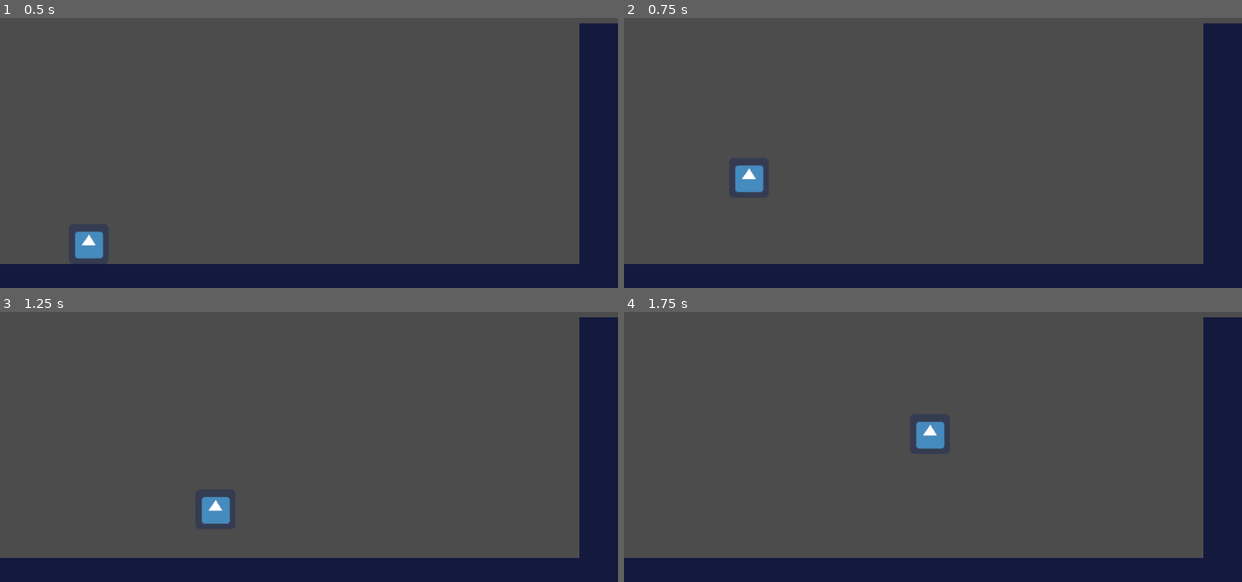
Above: before the commit, frames 1-4 (two rows, left to right).
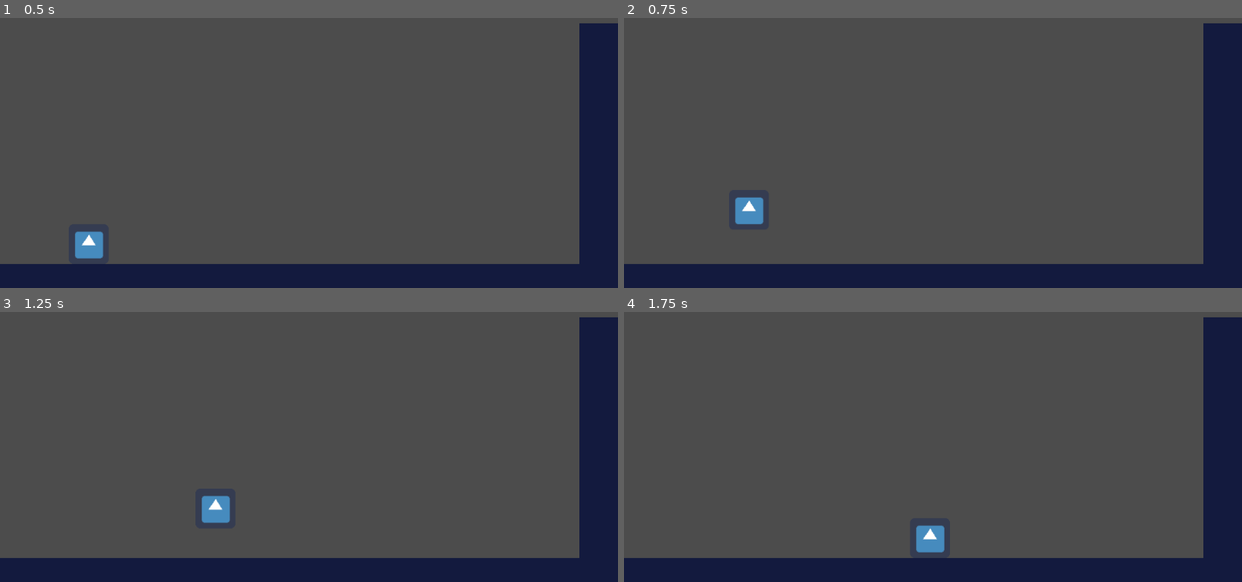
Above: after the commit, the same moments.

Repository: RodrigoSonego/the-beasts-call
Game: Godot game, scene res://scenes/TestLevel.tscn
The game is run twice, just before and just after one commit, with the same random seed, the same clock (stepped at 60 frames per second) and the same inputs. The project has no main scene, so this scene is started directly. The engine's default icon, where the game draws it, is replaced by a stand-in: a white triangle on a blue panel in a dark square.
Inputs:
- Up to frame 1 (0.5 s): no input
- Up to frame 2 (0.75 s): hold Right (move_right) from 0.53 s (still down); tap Up (jump) at 0.6 s
- Up to frame 3 (1.25 s): keep holding Right (move_right); tap Up (jump) at 0.77, 1.07 s
- Up to frame 4 (1.75 s): keep holding Right (move_right); tap Up (jump) at 1.35, 1.52 s

Frame 1 is identical in both runs. In frame 2, 0.9% of the frame differs, in the area x 18-23%, y 54-77%; in frame 3, less than 0.1%; in frame 4, 0.9%.

Commit message:
feature: jump key holding to increase jump height

Diff:
--- a/scripts/Player.gd
+++ b/scripts/Player.gd
@@ -1,9 +1,11 @@
 extends Actor
 
-func _physics_process(delta):
+func _physics_process(_delta):
+	var is_jump_released:= Input.is_action_just_released("jump") and velocity.y < 0
+
 	var direction := get_input_direction()
 
-	velocity = calculate_move_velocity(velocity, direction, speed)
+	velocity = calculate_move_velocity(velocity, direction, speed, is_jump_released)
 	velocity = move_and_slide(velocity, FLOOR_NORMAL)
 
 
@@ -14,7 +16,8 @@
 	-1.0 if Input.is_action_just_pressed("jump") and is_on_floor() else 0.0)
 
 
-func calculate_move_velocity(linear_velocity: Vector2, direction: Vector2, speed: Vector2) -> Vector2:
+func calculate_move_velocity(linear_velocity: Vector2, direction: Vector2, speed: Vector2,
+															is_jump_released: bool) -> Vector2:
 	var move_velocity:= linear_velocity
 
 	move_velocity.x = direction.x * speed.x
@@ -23,4 +26,7 @@
 	if direction.y == -1.0:
 		move_velocity.y = speed.y * direction.y
 
+	if is_jump_released:
+		move_velocity.y = 0.0
+
 	return move_velocity
